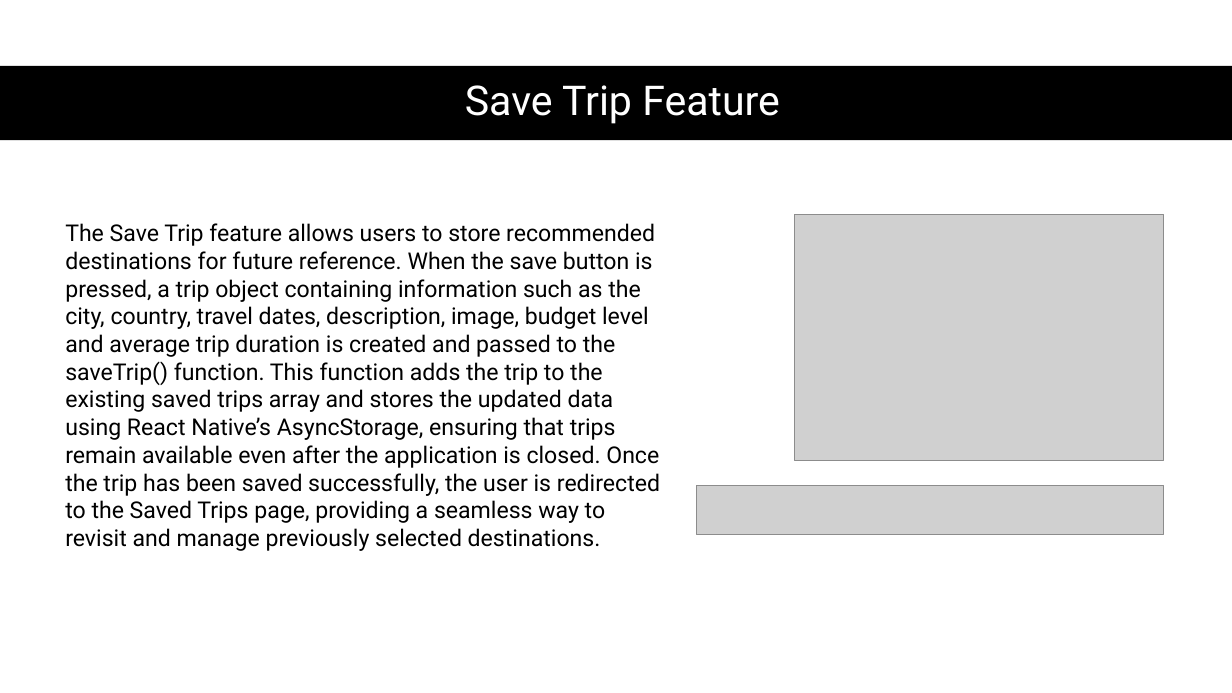
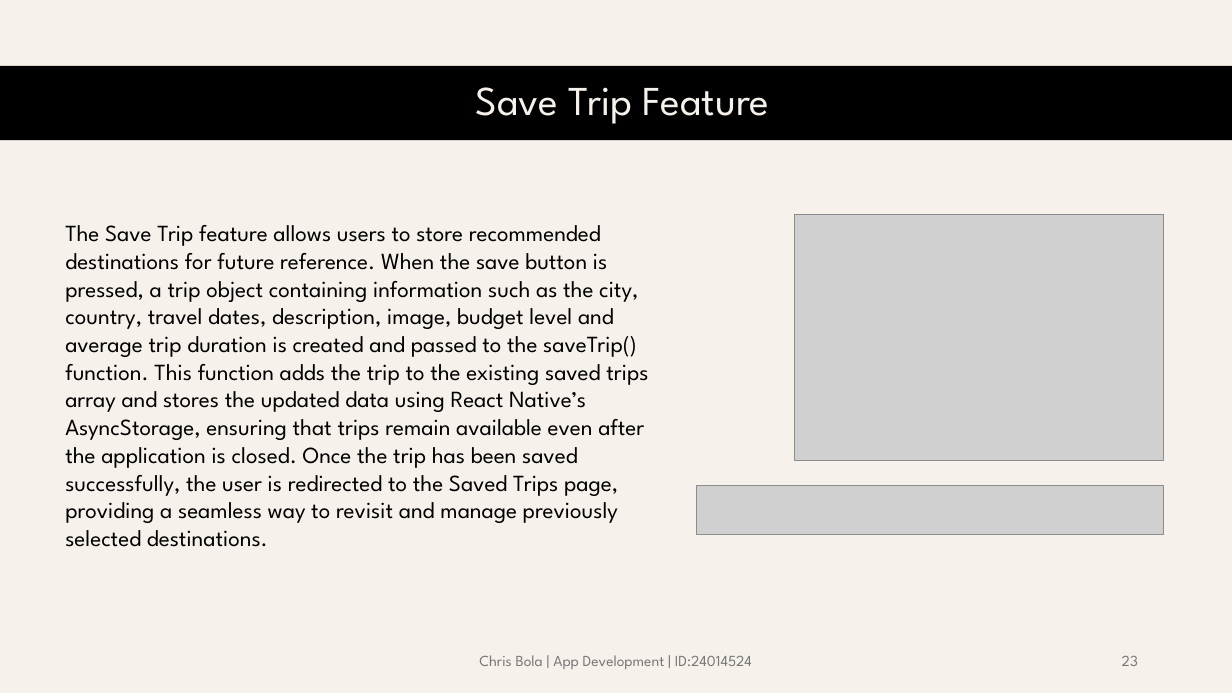
Before and after one commit to lghtson/ADS-2025, a slide deck: slide 23 of Holiday Planner.pptx (slide 25 before the commit). Drawn at 1232x693 pixels with LibreOffice and Linux fonts; fonts in the diff are those of the drawing; grey boxes stand for pictures. Boxes give left, top, right and bottom in pixels: in the first picture for what was removed or moved away, otherwise in the second. Text is boxed around its words. In the diff, an @@ line names an element or a change of style, - is before the commit and + after.

```diff
--- a/Holiday Planner.pptx
+++ b/Holiday Planner.pptx
@@ background #FFFFFF to #F6F1EA @@
@@ title "Save Trip Feature" at bbox=[476, 87, 769, 124]: font Roboto to League Spartan, text colour #FFFFFF to #F6F1EA @@
@@ text "The Save Trip feature allows ..." at bbox=[65, 225, 648, 547]: font Roboto to League Spartan @@
@@ text added at bbox=[479, 655, 752, 669], 12 pt, text #797979 @@
+Chris Bola | App Development | ID:24014524
@@ page number added at bbox=[1122, 656, 1138, 666], 12 pt, text #797979 @@
+23
```
Also in this commit, not shown: 25 other slides changed, 4 slides added, 6 slides removed, 4 other files.
